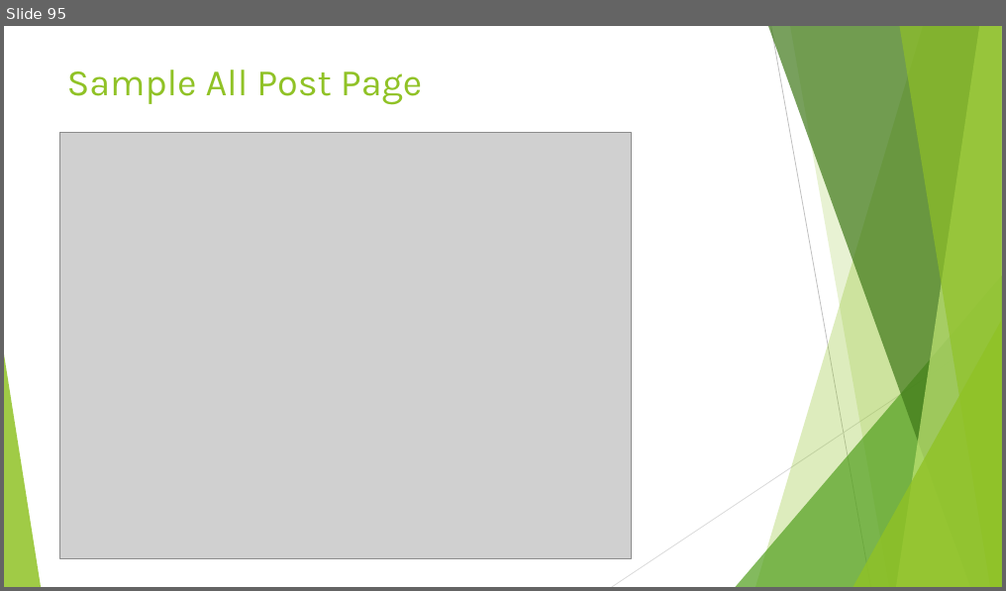
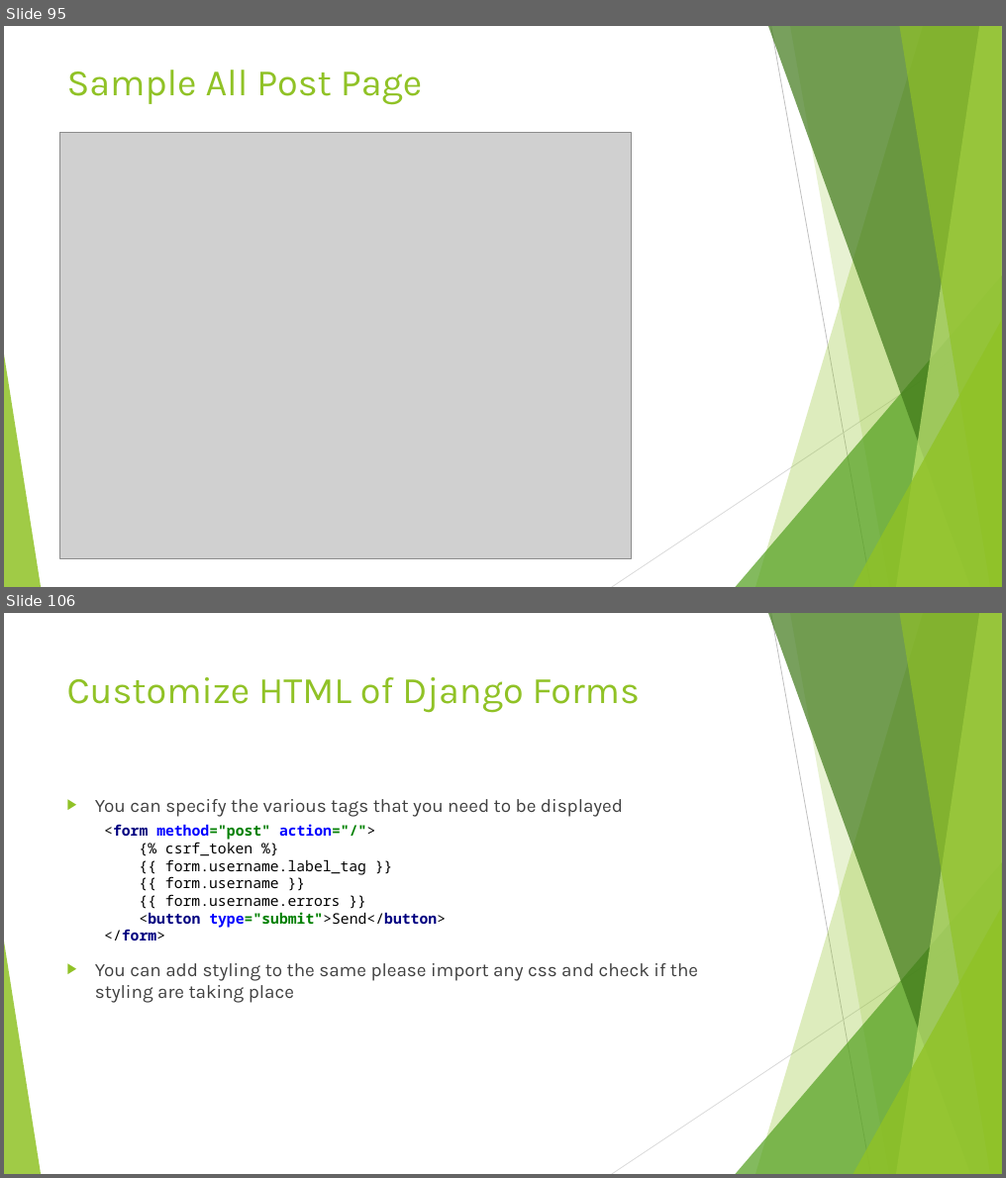
Before and after one commit to edyoda/PD-281220-Session-Code, a slide deck: Django EdYoda.pptx. Shown one above the other, each under a label of ours: slide 95 before the commit, slides 95 and 106 after it; the slides between them are not shown. The pictures are 1006x591 and 1006x1178 pixels, drawn with LibreOffice and Linux fonts; fonts in the diff are those of the drawing; grey boxes stand for pictures. Boxes give left, top, right and bottom in pixels: in the first picture for what was removed or moved away, otherwise in the second. Text is boxed around its words. In the diff, an @@ line names an element or a change of style, - is before the commit and + after.

```diff
--- a/Django EdYoda.pptx
+++ b/Django EdYoda.pptx
@@ slide 106 added at box(4, 613, 1002, 1174), background #FFFFFF; not listed: 10 template elements that a slide beside it also shows @@
@@ title added at box(67, 677, 640, 713), 36 pt, text #90C226 @@
+Customize HTML of Django Forms
@@ text added at box(95, 799, 698, 1003), 18 pt, text #404040 @@
+▶ You can specify the various tags that you need to be displayed
+▶ You can add styling to the same please import any css and check if the styling are taking place
@@ text added at box(104, 824, 446, 941), 14 pt, text #000000 @@
+<form method="post" action="/">
+{% csrf_token %}
+{{ form.username.label_tag }}
+{{ form.username }}
+{{ form.username.errors }}
+<button type="submit">Send</button>
+</form>
```
Also in this commit, not shown: 2 slides changed, 14 other slides added, 21 other files.
